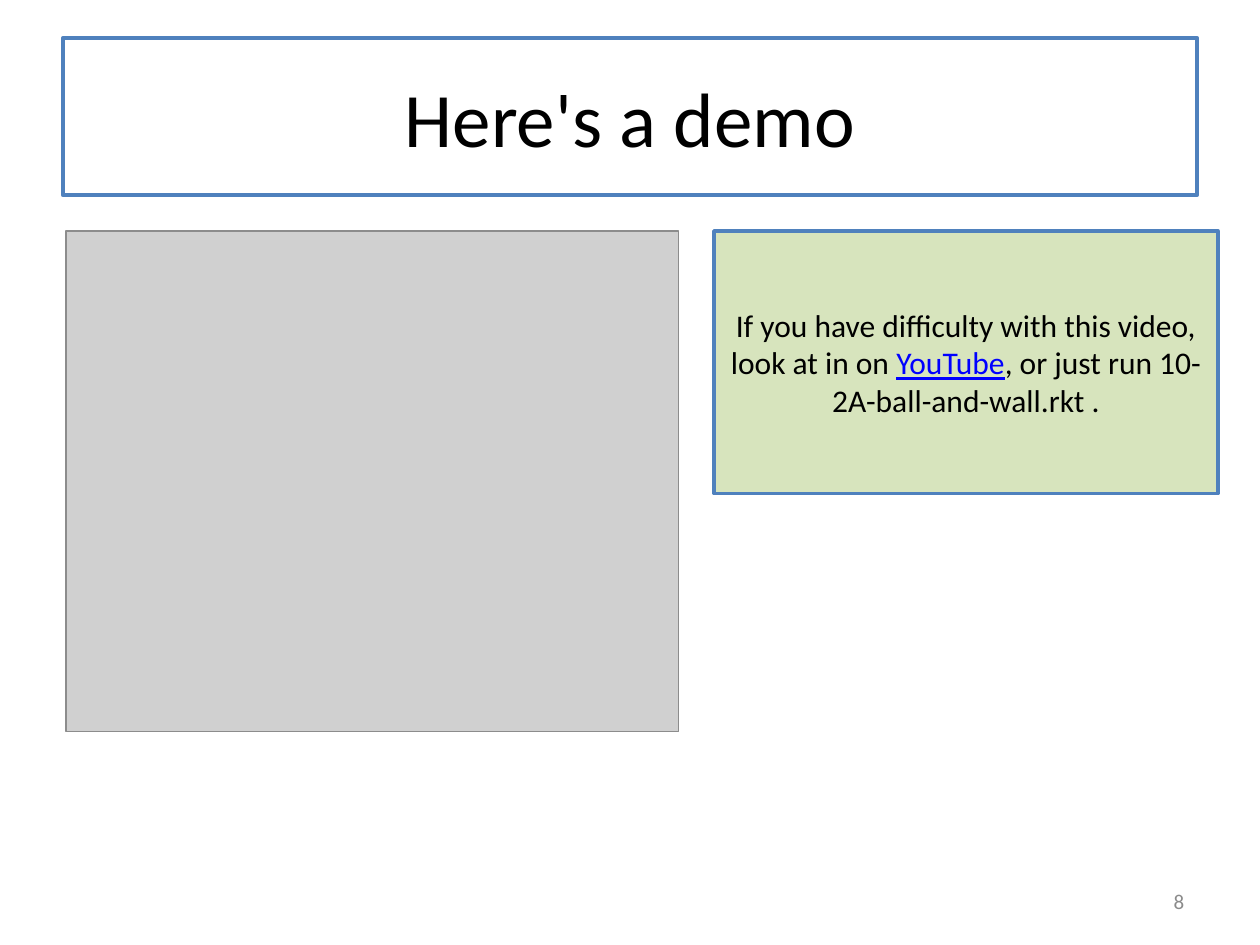
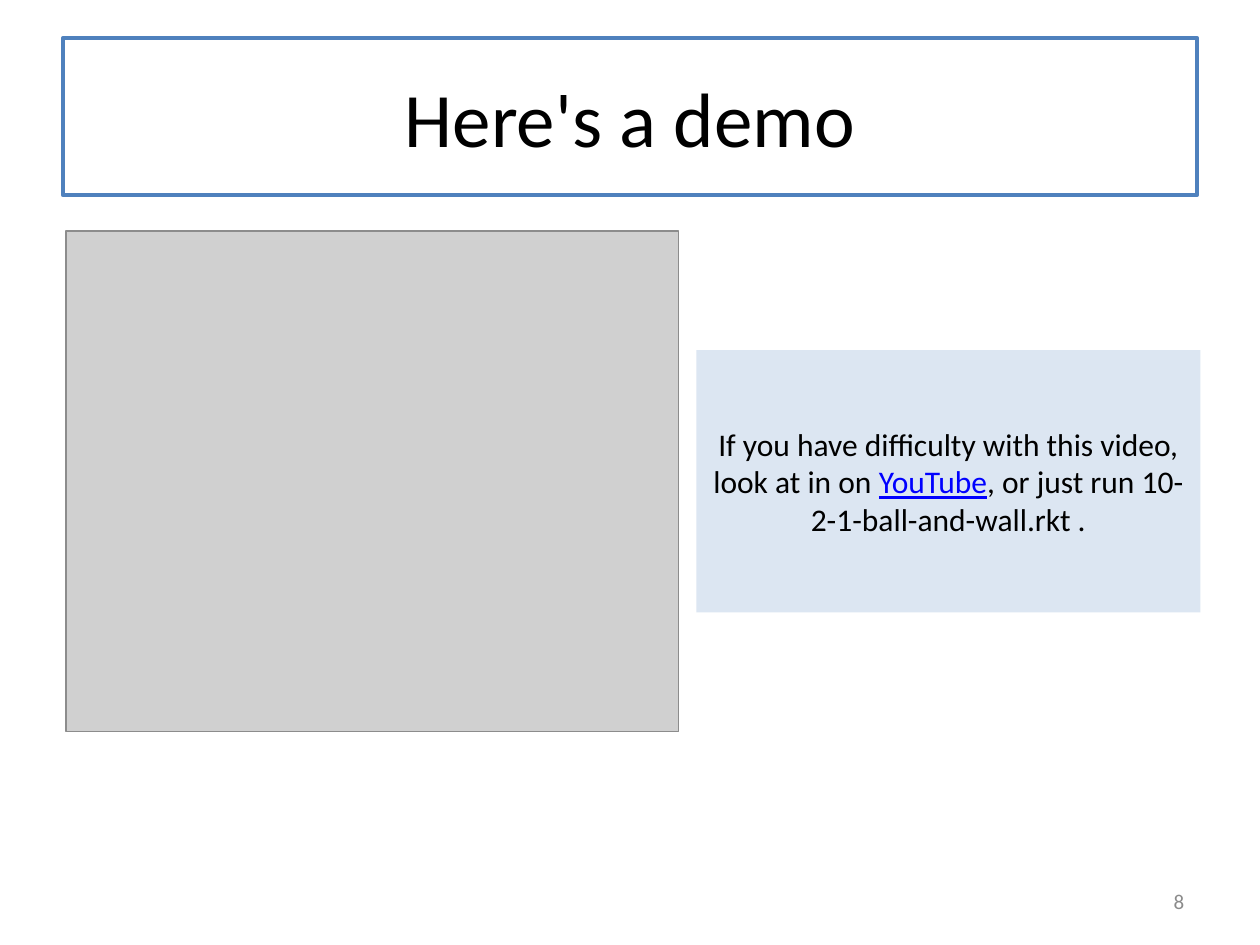
Before and after one commit to mwand/cs5010f16, a slide deck: slide 8 of Slides/Lesson 10.2 Stateful Objects and Stable Identities.pptx. Drawn at 1260x945 pixels with LibreOffice and Linux fonts; fonts in the diff are those of the drawing; grey boxes stand for pictures. Boxes give left, top, right and bottom in pixels: in the first picture for what was removed or moved away, otherwise in the second. Text is boxed around its words. In the diff, an @@ line names an element or a change of style, - is before the commit and + after.

```diff
--- a/Slides/Lesson 10.2 Stateful Objects and Stable Identities.pptx
+++ b/Slides/Lesson 10.2 Stateful Objects and Stable Identities.pptx
@@ rectangle "If you have difficulty with ...": place and size @@
-rectangle "If you have difficulty with ..." at bbox=[714, 231, 1218, 493]
+rectangle "If you have difficulty with ..." at bbox=[697, 350, 1201, 612]
@@ rectangle "If you have difficulty with ..." at bbox=[697, 350, 1201, 612]: fill #D7E4BD to #DCE6F2; outline #4F81BD 2 pt to none @@
@@ text in rectangle at bbox=[713, 434, 1184, 532]: text changed @@
-If you have difficulty with this video, look at in on YouTube, or just run 10-2A-ball-and-wall.rkt .
+If you have difficulty with this video, look at in on YouTube, or just run 10-2-1-ball-and-wall.rkt .
```
Also in this commit, not shown: 5 other slides changed, 11 other files.
